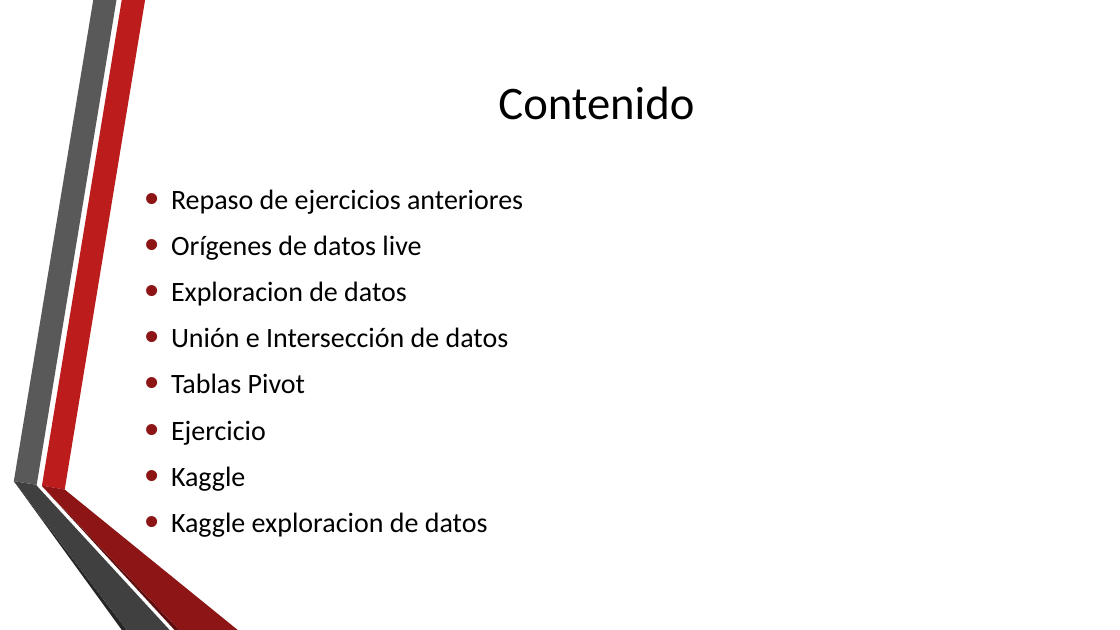
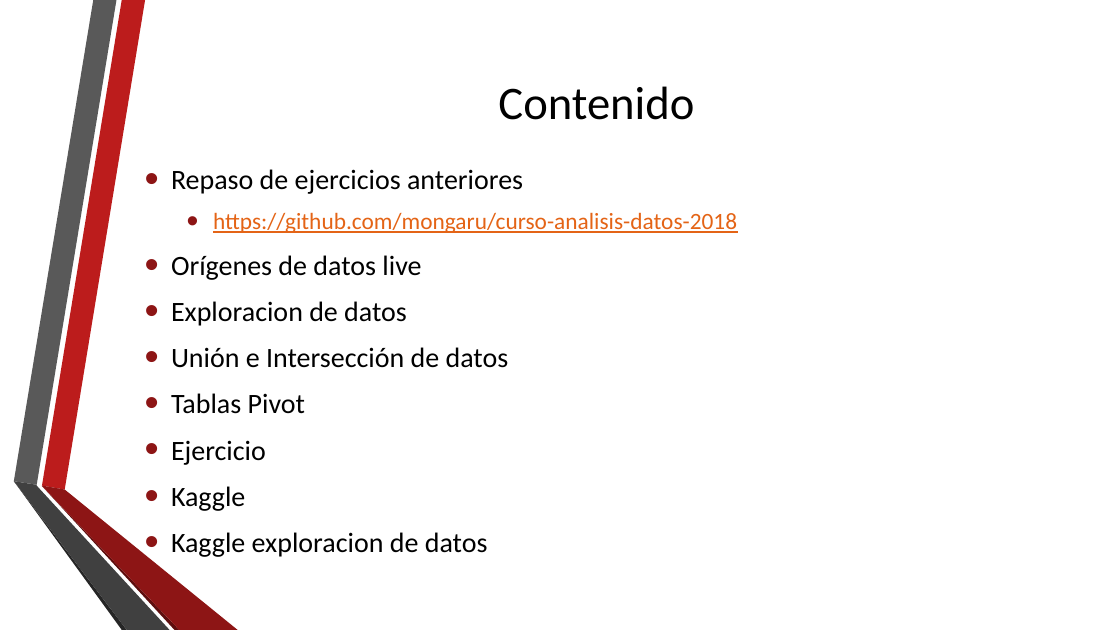
Before and after one commit to mongaru/curso-analisis-datos-2018, a slide deck: slide 2 of clase-2/UNI-Curso-Analisis-Datos-Clase-2.pptx. Drawn at 1120x630 pixels with LibreOffice and Linux fonts; fonts in the diff are those of the drawing; background and template pictures are left out. Boxes give left, top, right and bottom in pixels: in the first picture for what was removed or moved away, otherwise in the second. Text is boxed around its words. In the diff, an @@ line names an element or a change of style, - is before the commit and + after.

Commit message:
Se actualiza el contenido de la clase 2

```diff
--- a/clase-2/UNI-Curso-Analisis-Datos-Clase-2.pptx
+++ b/clase-2/UNI-Curso-Analisis-Datos-Clase-2.pptx
@@ text at <box>213,212,737,233</box>: paragraph added @@
+  • https://github.com/mongaru/curso-analisis-datos-2018
```
Also in this commit, not shown: 2 other slides changed, 1 slide added.
